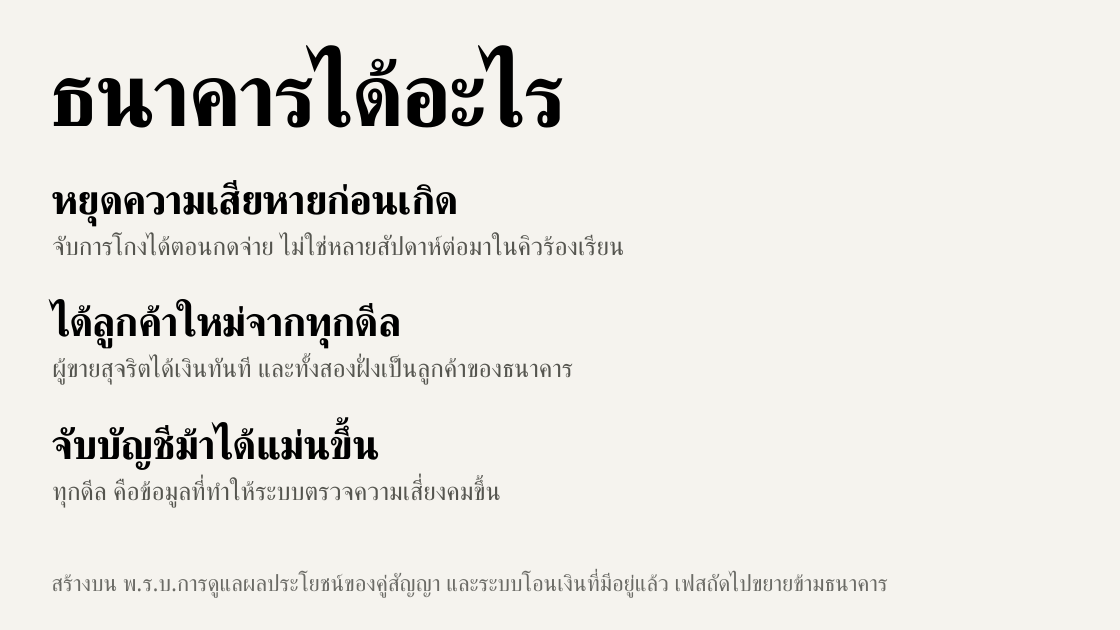
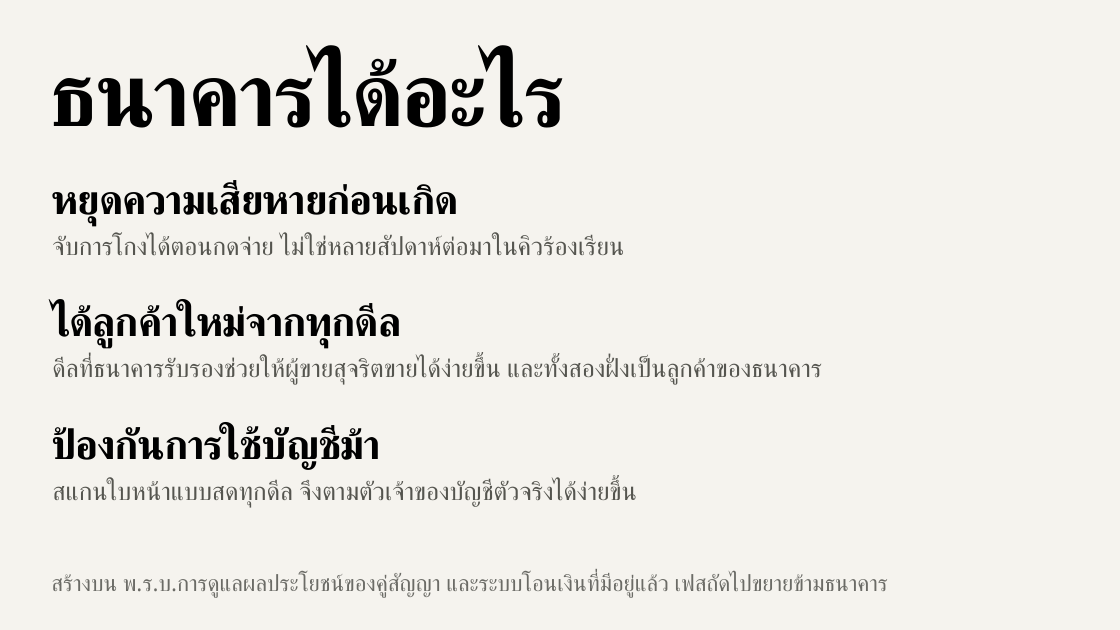
Before and after one commit to lANXEZ/EsKrow-_Demo, a slide deck: slide 5 of [ลำดับ]_EsKrow+_Track_3MinPitch.pptx. Drawn at 1120x630 pixels with LibreOffice and Linux fonts; fonts in the diff are those of the drawing; background and template pictures are left out. Boxes give left, top, right and bottom in pixels: in the first picture for what was removed or moved away, otherwise in the second. Text is boxed around its words. In the diff, an @@ line names an element or a change of style, - is before the commit and + after.

```diff
--- a/[ลำดับ]_EsKrow+_Track_3MinPitch.pptx
+++ b/[ลำดับ]_EsKrow+_Track_3MinPitch.pptx
@@ text at [52,358,822,384]: text changed @@
-ผู้ขายสุจริตได้เงินทันที และทั้งสองฝั่งเป็นลูกค้าของธนาคาร
+ดีลที่ธนาคารรับรองช่วยให้ผู้ขายสุจริตขายได้ง่ายขึ้น และทั้งสองฝั่งเป็นลูกค้าของธนาคาร
@@ text at [51,426,381,470]: text changed @@
-จับบัญชีม้าได้แม่นขึ้น
+ป้องกันการใช้บัญชีม้า
@@ text at [52,480,636,506]: text changed @@
-ทุกดีล คือข้อมูลที่ทำให้ระบบตรวจความเสี่ยงคมขึ้น
+สแกนใบหน้าแบบสดทุกดีล จึงตามตัวเจ้าของบัญชีตัวจริงได้ง่ายขึ้น
```
Also in this commit, not shown: 2 other slides changed, 6 other files.
